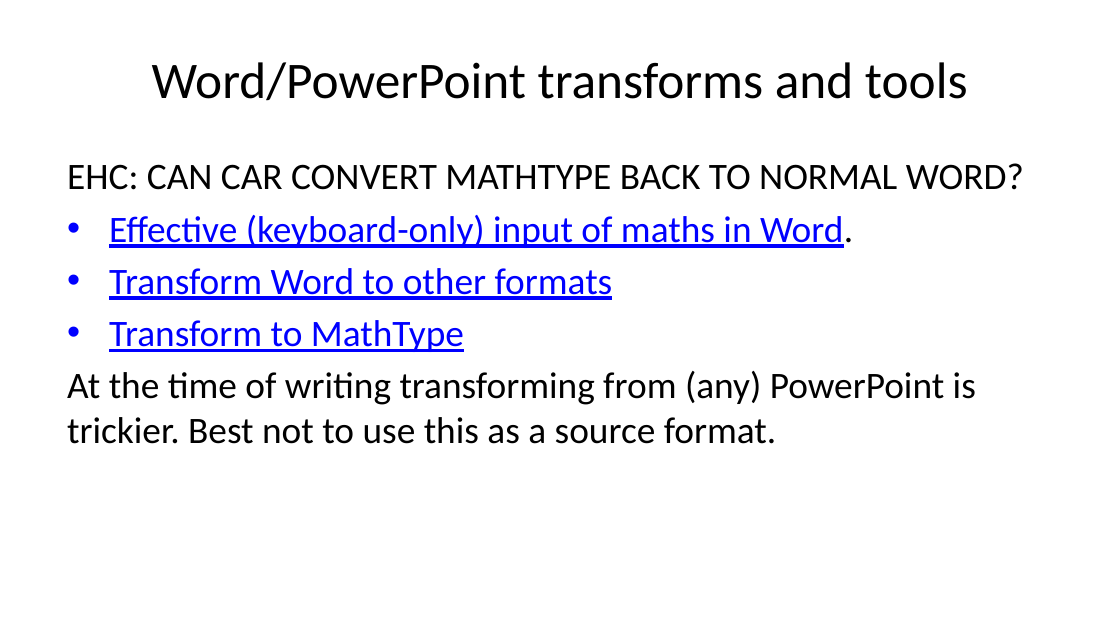
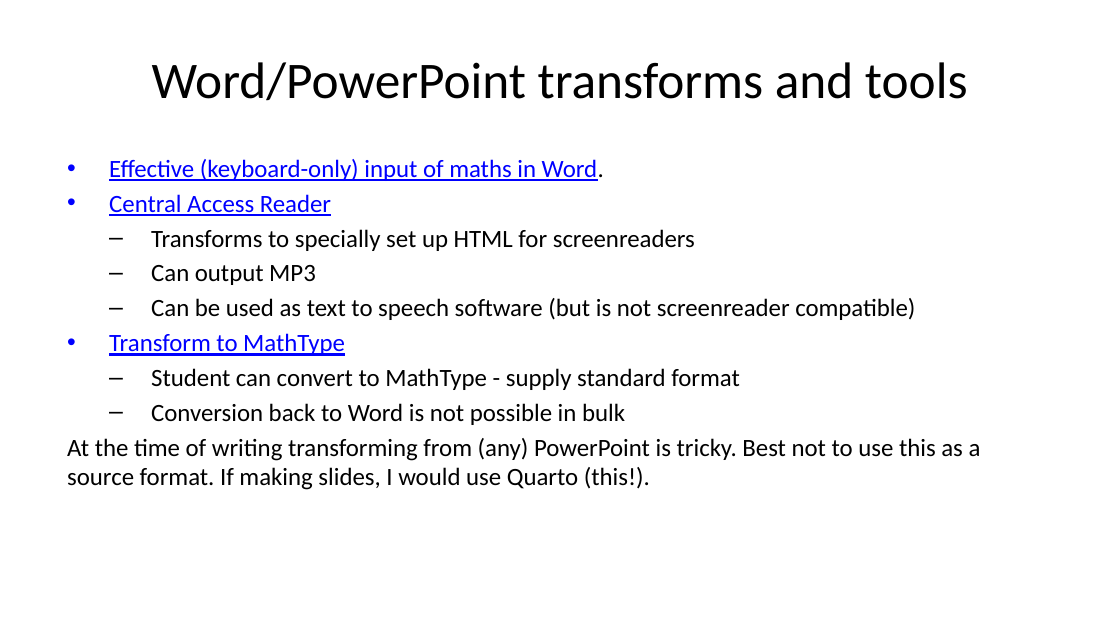
Before and after one commit to STEM-Enable/Quick-introduction-to-accessible-maths-2026, a slide deck: slide 15 of QuickIntroAccessibleMaths.pptx. Drawn at 1120x630 pixels with LibreOffice and Linux fonts; fonts in the diff are those of the drawing. Boxes give left, top, right and bottom in pixels: in the first picture for what was removed or moved away, otherwise in the second. Text is boxed around its words. In the diff, an @@ line names an element or a change of style, - is before the commit and + after.

```diff
--- a/QuickIntroAccessibleMaths.pptx
+++ b/QuickIntroAccessibleMaths.pptx
@@ text at bbox=[67, 163, 1024, 190]: paragraph removed @@
-EHC: CAN CAR CONVERT MATHTYPE BACK TO NORMAL WORD?
@@ text at bbox=[109, 159, 604, 356]: size 24 to 16 pt in "Effective (keyboard-only) input of maths in Word.", "Transform to MathType"; less space between paragraphs @@
@@ text at bbox=[109, 194, 915, 320]: text changed; size 24 to 16 pt; text colour #0000FF to #000000 @@
-• Transform Word to other formats
+• Central Access Reader
+  – Transforms to specially set up HTML for screenreaders
+  – Can output MP3
+  – Can be used as text to speech software (but is not screenreader compatible)
@@ text at bbox=[67, 368, 981, 490]: text changed; size 24 to 16 pt @@
-At the time of writing transforming from (any) PowerPoint is trickier. Best not to use this as a source format.
+  – Student can convert to MathType - supply standard format
+  – Conversion back to Word is not possible in bulk
+At the time of writing transforming from (any) PowerPoint is tricky. Best not to use this as a source format. If making slides, I would use Quarto (this!).
```
Also in this commit, not shown: 11 other slides changed, 5 other files.
